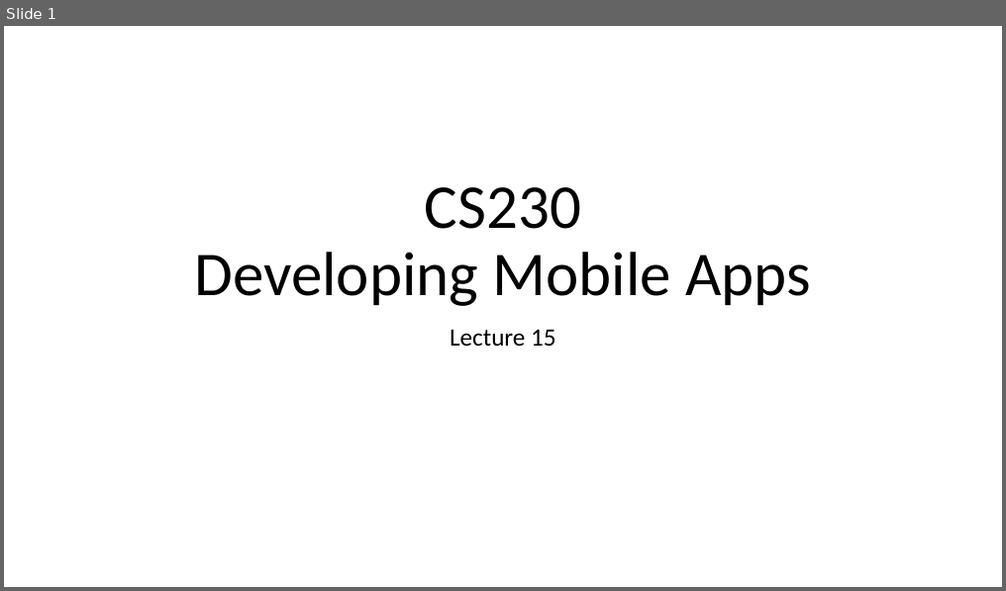
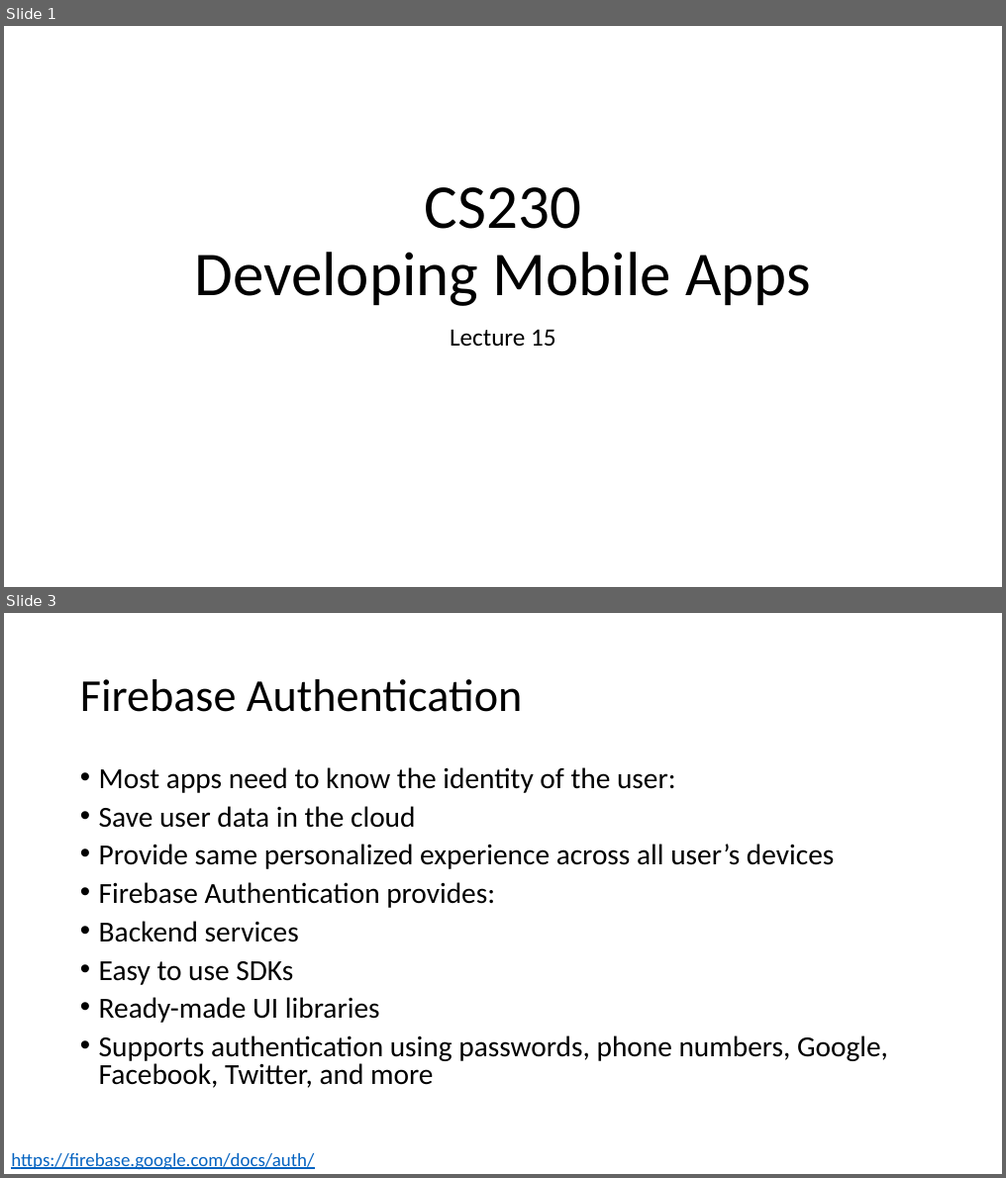
Before and after one commit to russellu/cs230, a slide deck: Lecture_15.pptx. Shown one above the other, each under a label of ours: slide 1 before the commit, slides 1 and 3 after it; the slides between them are not shown. The pictures are 1006x591 and 1006x1178 pixels, drawn with LibreOffice and Linux fonts; fonts in the diff are those of the drawing. Boxes give left, top, right and bottom in pixels: in the first picture for what was removed or moved away, otherwise in the second. Text is boxed around its words. In the diff, an @@ line names an element or a change of style, - is before the commit and + after.

```diff
--- a/Lecture_15.pptx
+++ b/Lecture_15.pptx
@@ slide 3 added at (4, 613, 1002, 1174), background #FFFFFF @@
@@ title added at (80, 679, 522, 712), 44 pt, text #000000 @@
+Firebase Authentication
@@ text added at (99, 767, 888, 1088), 28 pt, text #000000 @@
+• Most apps need to know the identity of the user:
+• Save user data in the cloud
+• Provide same personalized experience across all user’s devices
+• Firebase Authentication provides:
+• Backend services
+• Easy to use SDKs
+• Ready-made UI libraries
+• Supports authentication using passwords, phone numbers, Google, Facebook, Twitter, and more
@@ text added at (11, 1154, 314, 1170), 18 pt, text #0563C1, underline @@
+https://firebase.google.com/docs/auth/
```
Also in this commit, not shown: 1 slide changed, 34 other slides added.
